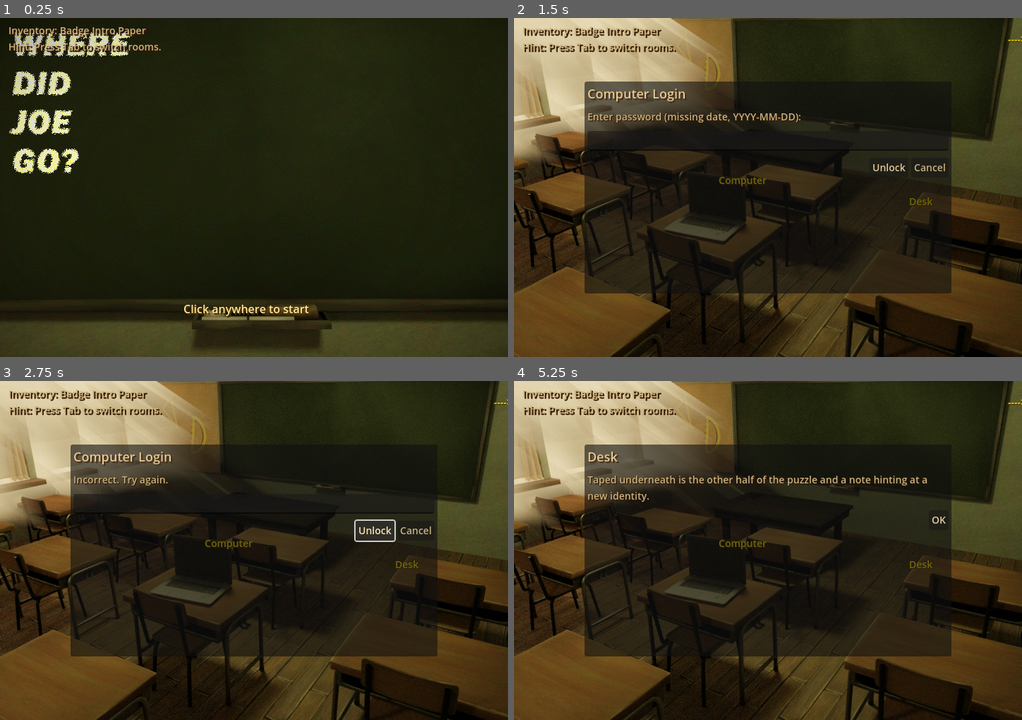
Above: before the commit, frames 1-4 (two rows, left to right).
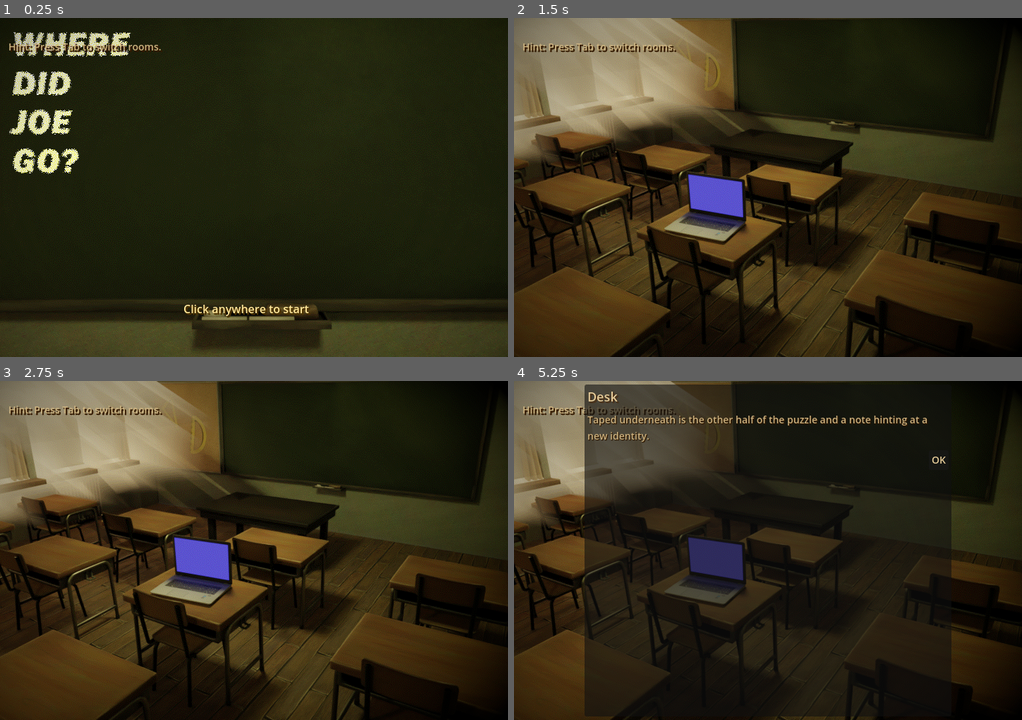
Above: after the commit, the same moments.

Repository: Harsh-Aaryan/game-jam
Game: Godot game, scene res://Main.tscn
Two runs of this game, one before a commit and one after it. Both use one fixed random seed, a clock stepped at 60 frames per second and the inputs below.
Inputs (mouse positions are in pixels of both pictures, inside the frame that each line leads up to):
- Up to frame 1 (0.25 s): no input
- Up to frame 2 (1.5 s): tap Enter at 0.5 s; click (768, 187) at 0.67 s; tap Space at 1.25 s; move the mouse to (773, 204) at 1.27 s; click (773, 204) at 1.42 s
- Up to frame 3 (2.75 s): click (375, 530) at 2 s, where only the run before the commit has a clickable "Unlock"
- Up to frame 4 (5.25 s): click (889, 530) at 2.75 s, where only the run before the commit has a clickable "Unlock"; click (889, 530) at 3.5 s, where only the run before the commit has a clickable "Unlock"; click (930, 530) at 4.25 s, where only the run before the commit has a clickable "Cancel"; tap Enter at 5 s; move the mouse to (955, 591) at 5.02 s; click (955, 591) at 5.17 s

The runs differ from the first frame. In frame 1, 0.4% of the frame differs, in the area x 1-29%, y 2-7%; in frame 2, 45%, in the area x 0-100%, y 0-100%; in frame 3, 45%; in frame 4, 33%.

Commit message:
safe&poster

Diff:
--- a/new-game-project/Main.gd
+++ b/new-game-project/Main.gd
@@ -20,6 +20,13 @@
 	"closet1": "res://assets/closet1-f.png",
 	"closet2": "res://assets/closet2-f.png",
 	"joeminer_old": "res://assets/joeminerold-f.png",
+	"poster": "res://assets/posterwall.png",
+	"safe_open_empty": "res://assets/safe6-f.png",
+	"safe_open_key": "res://assets/safe5-f.png",
+	"safe_locked": "res://assets/safe1-f.png",
+	"safe_piece_a": "res://assets/safe2-f.png",
+	"safe_piece_b": "res://assets/safe3-f.png",
+	"safe_all_pieces": "res://assets/safe4-f.png",
 }
 
 var hotspots: Array[Area2D] = []
@@ -148,12 +155,12 @@
 
 func _make_info_text() -> String:
 	var lines := []
-	lines.append("Inventory: ")
-	if GameState.has_badge: lines.append("Badge ")
-	if GameState.has_paper_intro: lines.append("Intro Paper ")
-	if GameState.puzzle_piece_a: lines.append("Piece A ")
-	if GameState.puzzle_piece_b: lines.append("Piece B ")
-	if GameState.has_key: lines.append("Key ")
+	lines.append("")
+	if GameState.has_badge: lines.append("")
+	if GameState.has_paper_intro: lines.append("")
+	if GameState.puzzle_piece_a: lines.append("")
+	if GameState.puzzle_piece_b: lines.append("")
+	if GameState.has_key: lines.append("")
 	lines.append("\nHint: Press Tab to switch rooms.")
 	return "".join(lines)
 
@@ -210,23 +217,35 @@
 	_clear_hotspots()
 	match loc:
 		"location1":
-			_add_hotspot(Rect2(290, 220, 160, 90), "Computer", func(): _on_computer())
-			_add_hotspot(Rect2(560, 250, 130, 100), "Desk", func(): _on_desk())
-			_add_hotspot(Rect2(700, 20, 120, 120), "---->", func(): _set_location("location2"))
+			_add_hotspot(Rect2(180, 220, 160, 90), "", func(): _on_computer())
+			_add_hotspot(Rect2(560, 250, 130, 100), "", func(): _on_desk())
+			_add_hotspot(Rect2(680, 20, 230, 250), "", func(): _set_location("location2"))
 		"location2":
-			_add_hotspot(Rect2(500, 60, 140, 100), "Poster", func(): _on_poster())
-			_add_hotspot(Rect2(40, 170, 140, 100), "<----", func(): _set_location("location1"))
-			_add_hotspot(Rect2(680, 220, 140, 100), "Small Door", func(): _set_location("location3"))
+			_add_hotspot(Rect2(450, 60, 150, 170), "", func(): _on_poster())
+			_add_hotspot(Rect2(40, 170, 140, 100), "", func(): _set_location("location1"))
+			_add_hotspot(Rect2(680, 220, 140, 100), "", func(): _set_location("location3"))
 		"location3":
-			_add_hotspot(Rect2(320, 120, 200, 220), "Closet", func(): _on_closet())
-			_add_hotspot(Rect2(120, 120, 180, 180), "Safe", func(): _on_safe())
-			_add_hotspot(Rect2(40, 220, 140, 100), "<----", func(): _set_location("location2"))
+			_add_hotspot(Rect2(320, 120, 170, 220), "", func(): _on_closet())
+			_add_hotspot(Rect2(80, 50, 115, 160), "", func(): _on_safe())
+			_add_hotspot(Rect2(10, 200, 60, 200), "", func(): _set_location("location2"))
 		"computer_screen":
-			_add_hotspot(Rect2(40, 220, 140, 100), "Back", func(): _set_location("location1"))
+			_add_hotspot(Rect2(40, 220, 140, 100), "", func(): _set_location("location1"))
+		"poster":
+			_add_hotspot(Rect2(0, 0, 720, 480), "", func(): _set_location("location2"))
+		"safe_locked", "safe_piece_a", "safe_piece_b":
+			_add_hotspot(Rect2(0, 0, 720, 480), "", func(): _set_location("location3"))
+		"safe_open_key":
+			_add_hotspot(Rect2(350, 300, 100, 100), "Take Key", func():
+				GameState.has_key = true
+				GameState.safe_opened = true
+				_set_location("safe_open_empty")
+			)
+		"safe_open_empty":
+			_add_hotspot(Rect2(0, 0, 720, 480), "", func(): _set_location("location3"))
 
 # --- Room Interactions ---
 func _on_poster():
-	_show_text_dialog("Missing Poster", "Missing: Joe Miner. Went missing on 2013-09-17.\nPassword hint: The date (YYYY-MM-DD).", "OK", func(): popup.hide())
+	_set_location("poster")
 
 func _on_computer():
 	if not GameState.computer_unlocked:
@@ -257,6 +276,7 @@
 		_show_text_dialog("Desk", "Nothing else under here.", "OK", func(): popup.hide())
 
 func _on_safe():
+	_safe_screens()
 	if GameState.safe_opened:
 		_show_text_dialog("Safe", "Already open. The key is gone.", "OK", func(): popup.hide())
 		return
@@ -322,21 +342,20 @@
 	popup.popup_centered()
 
 func _show_image_overlay(image_path: String, overlay_path: String = ""):
-	# Clear any existing image overlays
 	_clear_image_overlays()
-
-	# Create main image sprite
 	var main_sprite = Sprite2D.new()
 	main_sprite.texture = load(image_path)
-	main_sprite.position = Vector2(360, 240) # Center of 720x480 screen
+	if main_sprite.texture:
+		main_sprite.centered = true
+		main_sprite.position = get_viewport_rect().size / 2
 	main_sprite.name = "image_overlay_main"
 	add_child(main_sprite)
-
-	# Add overlay image if provided
 	if overlay_path != "":
 		var overlay_sprite = Sprite2D.new()
 		overlay_sprite.texture = load(overlay_path)
-		overlay_sprite.position = Vector2(360, 240) # Center of 720x480 screen
+		if overlay_sprite.texture:
+			overlay_sprite.centered = true
+			overlay_sprite.position = get_viewport_rect().size / 2
 		overlay_sprite.name = "image_overlay_secondary"
 		add_child(overlay_sprite)
 
@@ -445,3 +464,22 @@
 			if p == null or p.name != "piece_%d_%d" % [row, col]:
 				return false
 	return true
+
+func _safe_screens():
+# Already opened and empty
+	if GameState.safe_opened and GameState.has_key:
+		_set_location("safe_open_empty")
+		return
+	# Safe opened, key visible inside
+	if GameState.puzzle_piece_a and GameState.puzzle_piece_b and not GameState.safe_opened:
+		_set_location("safe_open_key")
+		return
+	# Piece states
+	if GameState.puzzle_piece_a and not GameState.puzzle_piece_b:
+		_set_location("safe_piece_a")
+		return
+	if GameState.puzzle_piece_b and not GameState.puzzle_piece_a:
+		_set_location("safe_piece_b")
+		return
+	# Locked state
+	_set_location("safe_locked")
Not shown: 1 places in new-game-project/Main.tscn that only renumber resources
Binary file changed: new-game-project/assets/location1.png
Binary file changed: new-game-project/assets/location2.png
Binary file changed: new-game-project/assets/location3.png
Binary file added: new-game-project/assets/posterwall.png
Not shown, added: new-game-project/assets/posterwall.png.import
